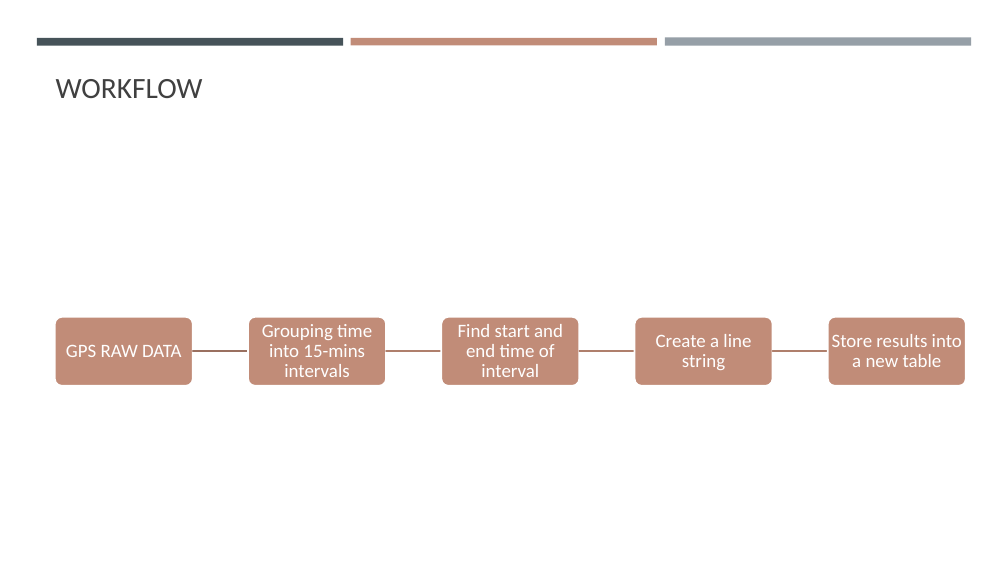
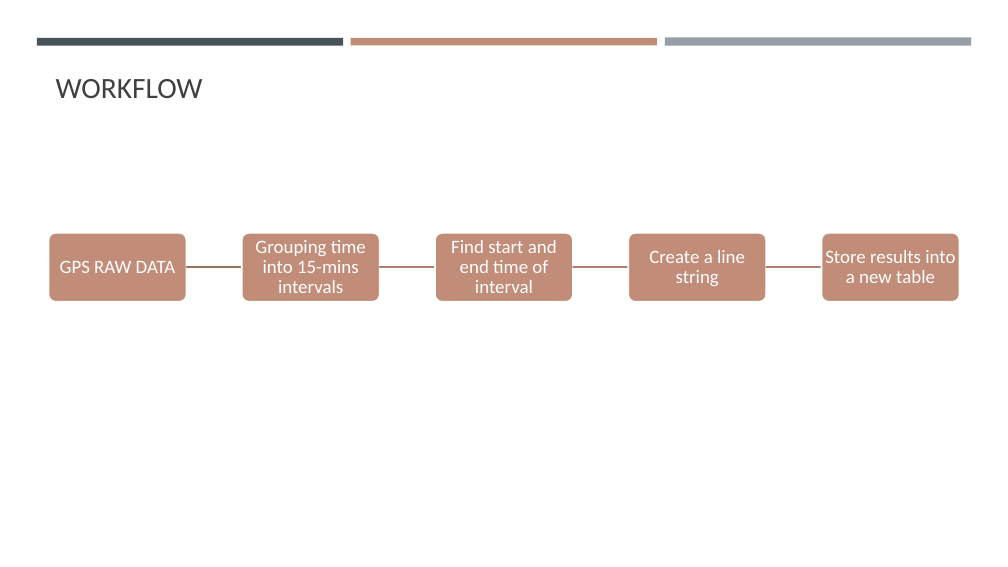
Before and after one commit to gisynw/ssj-376, a slide deck: slide 6 of docs/Lectures/Week09/Week09_GeometryProcessing_part2.pptx. Drawn at 1008x567 pixels with LibreOffice and Linux fonts; fonts in the diff are those of the drawing. Boxes give left, top, right and bottom in pixels: in the first picture for what was removed or moved away, otherwise in the second. Text is boxed around its words. In the diff, an @@ line names an element or a change of style, - is before the commit and + after.

```diff
--- a/docs/Lectures/Week09/Week09_GeometryProcessing_part2.pptx
+++ b/docs/Lectures/Week09/Week09_GeometryProcessing_part2.pptx
@@ 5 texts, 5 rounded rectangles, 4 freeform shapes: place and size @@
-5 texts, 5 rounded rectangles, 4 freeform shapes at (55,317,966,386)
+5 texts, 5 rounded rectangles, 4 freeform shapes at (48,233,960,302)
```
Also in this commit, not shown: 4 other slides changed, 11 other files.
